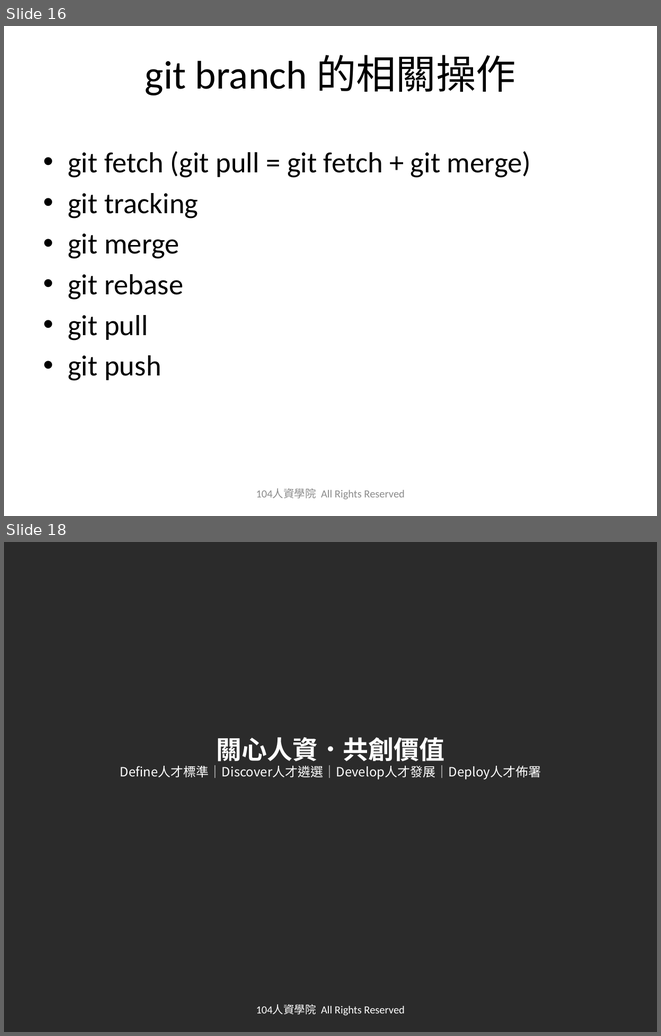
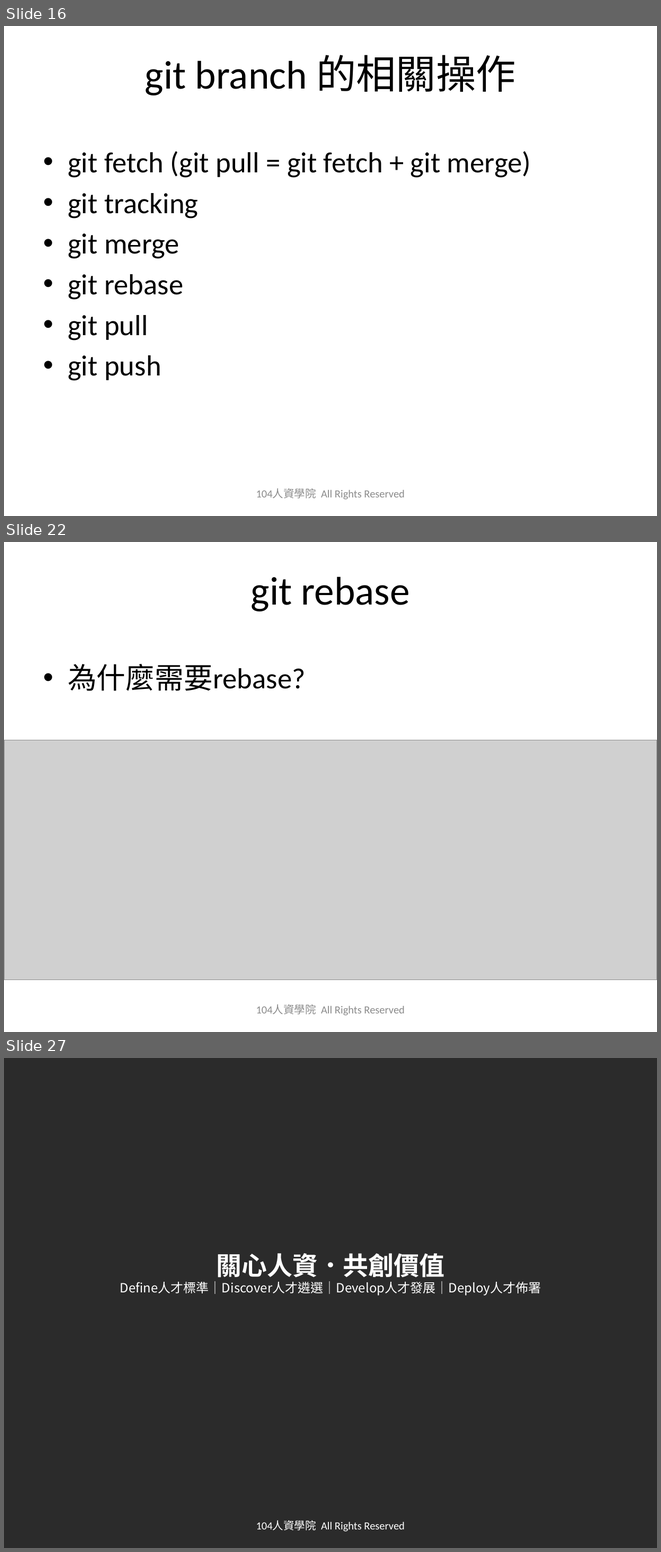
Before and after one commit to austinwang104/playGit, a slide deck: 2019_0627_Git_Share_HA.pptx. Shown one above the other, each under a label of ours: slides 16 and 18 before the commit, slides 16, 22 and 27 after it; the slides between them are not shown. The pictures are 661x1036 and 661x1552 pixels, drawn with LibreOffice and Linux fonts; fonts in the diff are those of the drawing; grey boxes stand for pictures; background and template pictures are left out; a plain dark background stands for a picture behind light text. Boxes give left, top, right and bottom in pixels: in the first picture for what was removed or moved away, otherwise in the second. Text is boxed around its words. In the diff, an @@ line names an element or a change of style, - is before the commit and + after.

```diff
--- a/2019_0627_Git_Share_HA.pptx
+++ b/2019_0627_Git_Share_HA.pptx
@@ slide 22 added at [4,542,657,1032], background picture (left out) @@
@@ title added at [251,576,410,611], 44 pt, text #000000 @@
+git rebase
@@ text added at [68,664,306,691], 32 pt, text #000000 @@
+• 為什麼需要rebase?
@@ picture added at [4,740,657,979] @@
@@ text added at [256,1004,405,1015], 12 pt, text #8C8C8C @@
+104人資學院 All Rights Reserved
@@ what was slide 18 is now slide 27 @@
```
Also in this commit, not shown: 1 slide changed, 8 other slides added, 1 other file.
